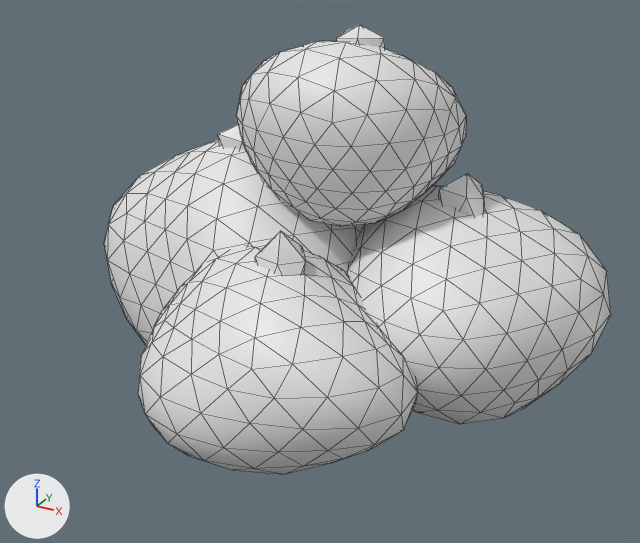
What one commit did to the glTF model assets/props/src/trash_bag_pile.glb.
The view is the same before and after, from a 50 mm camera at (0.842, -1.56, 1.032) aimed at (0.013, -0.053, 0.279). Every picture has the same lights, and +X, +Y and +Z are marked at lower left. The picture after the commit comes second. Mesh edges are drawn as thin lines. Vertices at exactly the same position are counted once.

Objects in the first picture: 'trash_bag_pile'.
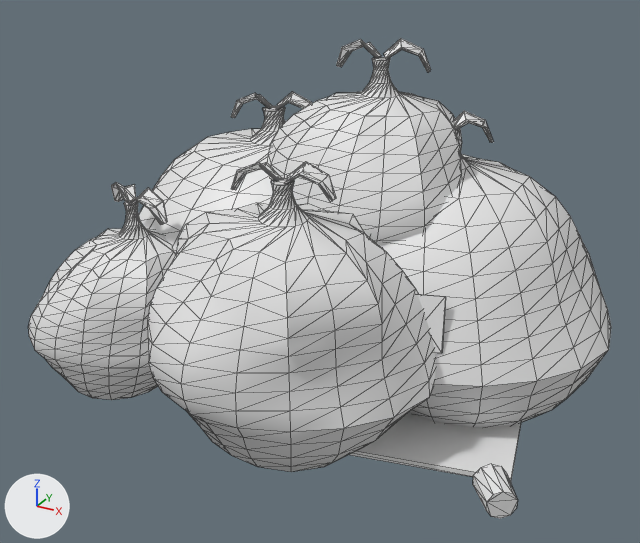
The change in detail:
me_trash_bag_pile is used by ob_trash_bag_pile; location (0.0, 0.0, 0.0).
me_trash_bag_pile had 696 vertices, 1360 faces and spanned x -0.618..0.569, y -0.481..0.409, z 0.0..0.774.
me_trash_bag_pile now has 1862 vertices, 3640 faces and spans x -0.634..0.588, y -0.49..0.45, z -0.004..0.746.
me_trash_bag_pile part 1: the loose piece of 162 vertices spanning x -0.618..0.096, y -0.216..0.307, z 0.0..0.515 is rebuilt with 306 vertices and now spans x -0.593..0.141, y -0.245..0.435, z 0.0..0.564.
me_trash_bag_pile part 2: the loose piece of 162 vertices spanning x -0.235..0.248, y -0.153..0.309, z 0.38..0.749 is rebuilt with 306 vertices and now spans x -0.207..0.289, y -0.121..0.319, z 0.24..0.708.
me_trash_bag_pile part 3: the loose piece of 162 vertices spanning x 0.002..0.569, y -0.185..0.409, z 0.0..0.439 is rebuilt with 306 vertices and now spans x -0.083..0.588, y -0.187..0.45, z 0.0..0.56.
me_trash_bag_pile part 4: the loose piece of 162 vertices spanning x -0.293..0.317, y -0.481..0.015, z 0.0..0.365 is rebuilt with 306 vertices and now spans x -0.259..0.333, y -0.49..0.06, z 0.0..0.535.
me_trash_bag_pile part 5: the loose piece of 12 vertices spanning x 0.214..0.319, y 0.056..0.144, z 0.341..0.491 is deleted.
me_trash_bag_pile part 6: the loose piece of 12 vertices spanning x -0.039..0.074, y -0.261..-0.172, z 0.274..0.429 is deleted.
me_trash_bag_pile part 7: 24 vertices removed from x -0.296..0.095, y 0.004..0.112, z 0.391..0.774; 638 vertices added at x -0.634..0.536, y -0.461..0.248, z -0.004..0.746.

Changed parts and their boxes (x1, y1, x2, y2) in the pictures (640 x 543 px):
'trash_bag_pile', reshaped (15% wider, 7% taller)
    before: (104, 25, 611, 474)
    after: (28, 38, 611, 518)
part 1 of me_trash_bag_pile, rebuilt
    before: (104, 139, 364, 345)
    after: (139, 106, 286, 253)
part 2 of me_trash_bag_pile, rebuilt
    before: (236, 41, 466, 226)
    after: (268, 57, 462, 245)
part 3 of me_trash_bag_pile, rebuilt
    before: (346, 186, 611, 424)
    after: (381, 130, 611, 428)
part 4 of me_trash_bag_pile, rebuilt (28% taller)
    before: (138, 244, 418, 474)
    after: (148, 178, 436, 472)
part 5 of me_trash_bag_pile, deleted
    before: (439, 173, 485, 217)
part 6 of me_trash_bag_pile, deleted
    before: (255, 231, 306, 276)
part 7 of me_trash_bag_pile, built on
    before: (218, 25, 385, 151)
    after: (28, 38, 521, 518)
